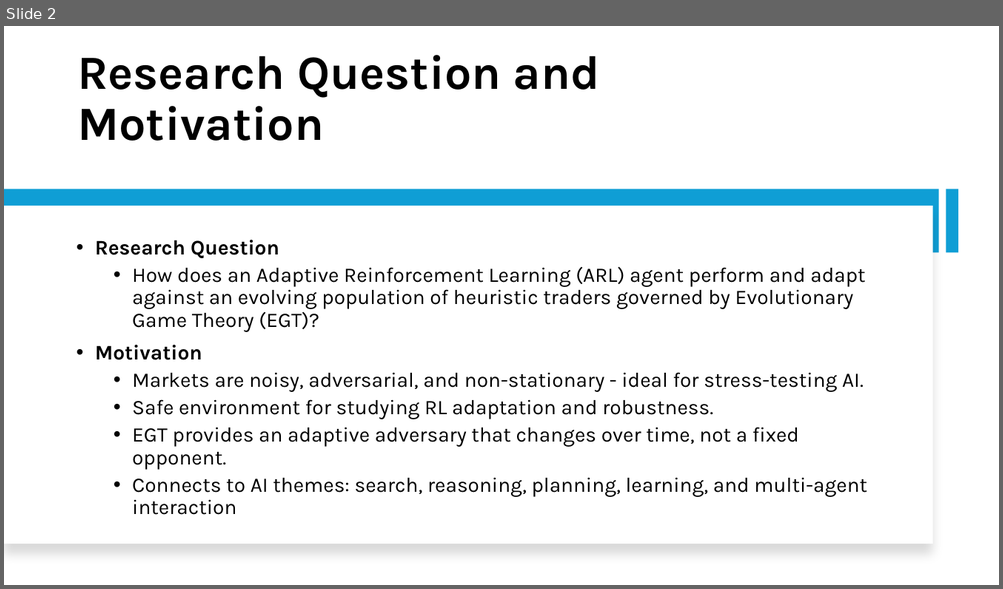
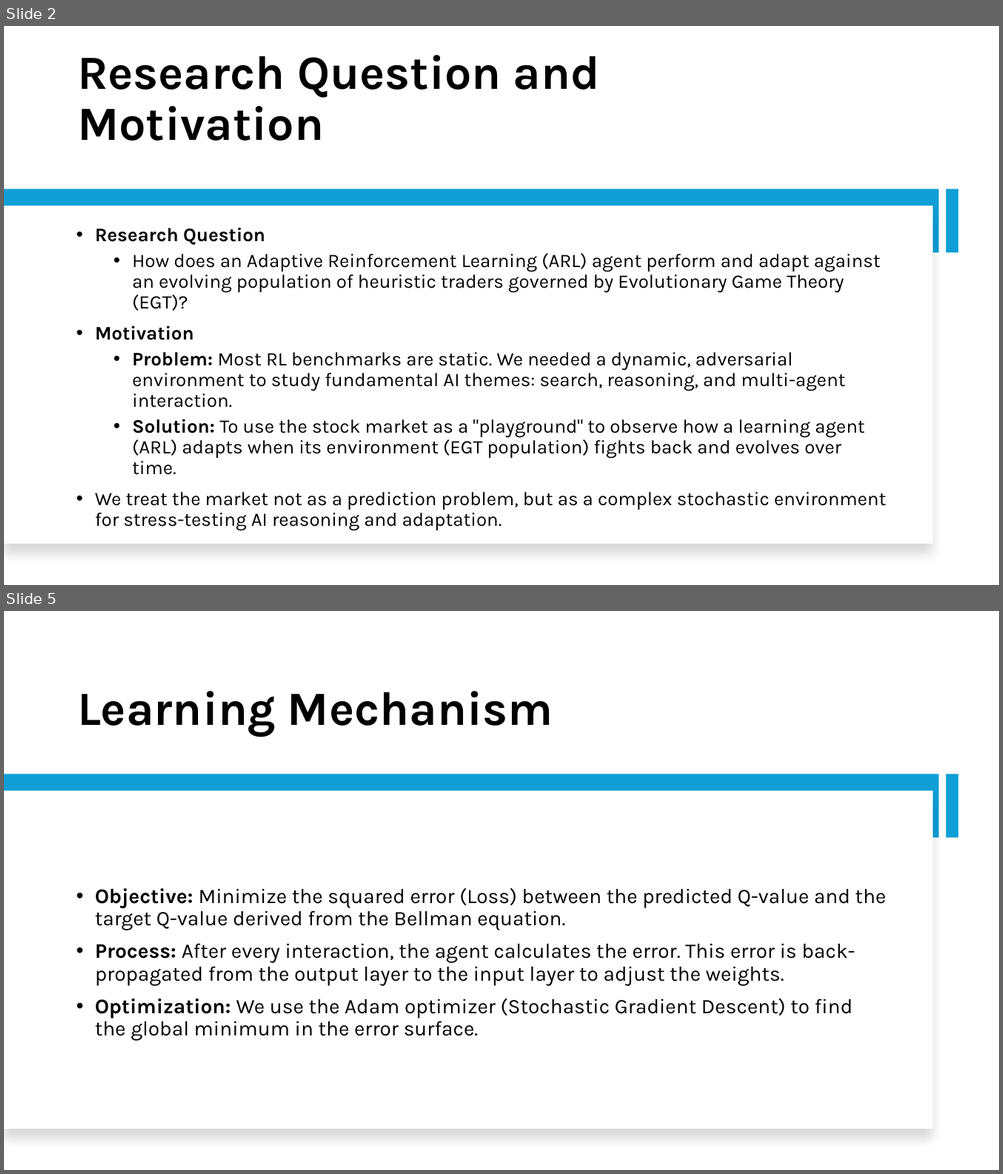
Before and after one commit to Srithwak/Coevolutionary_ARL_vs_EGT_agents_research, a slide deck: presentation.pptx. Shown one above the other, each under a label of ours: slide 2 before the commit, slides 2 and 5 after it; the slides between them are not shown. The pictures are 1003x589 and 1003x1174 pixels, drawn with LibreOffice and Linux fonts; fonts in the diff are those of the drawing. Boxes give left, top, right and bottom in pixels: in the first picture for what was removed or moved away, otherwise in the second. Text is boxed around its words. In the diff, an @@ line names an element or a change of style, - is before the commit and + after.

```diff
--- a/presentation.pptx
+++ b/presentation.pptx
@@ slide 5 added at (4, 611, 999, 1170), background #FFFFFF @@
@@ title added at (77, 691, 552, 737), 46 pt, text #000000, bold @@
+Learning Mechanism
@@ rectangle added at (4, 775, 939, 838), fill #0F9ED5 @@
@@ rectangle added at (945, 775, 959, 838), fill #0F9ED5 @@
@@ rectangle added at (4, 791, 933, 1130), fill #FFFFFF @@
@@ text added at (95, 889, 886, 1041), 20 pt, text #000000 @@
+• Objective: Minimize the squared error (Loss) between the predicted Q-value and the target Q-value derived from the Bellman equation.
+• Process: After every interaction, the agent calculates the error. This error is back-propagated from the output layer to the input layer to adjust the weights.
+• Optimization: We use the Adam optimizer (Stochastic Gradient Descent) to find the global minimum in the error surface.
@@ slide 2 changed as well @@
@@ text at (95, 227, 880, 340): size 20 to 18.5 pt in "Research Question", "How does an Adaptive Reinforcement Learning (ARL) ...", "Motivation" @@
@@ text at (95, 352, 886, 531): text changed; size 20 to 18.5 pt @@
-  • Markets are noisy, adversarial, and non-stationary - ideal for stress-testing AI.
-  • Safe environment for studying RL adaptation and robustness.
-  • EGT provides an adaptive adversary that changes over time, not a fixed opponent.
-  • Connects to AI themes: search, reasoning, planning, learning, and multi-agent interaction
+  • Problem: Most RL benchmarks are static. We needed a dynamic, adversarial environment to study fundamental AI themes: search, reasoning, and multi-agent interaction.
+  • Solution: To use the stock market as a "playground" to observe how a learning agent (ARL) adapts when its environment (EGT population) fights back and evolves over time.
+• We treat the market not as a prediction problem, but as a complex stochastic environment for stress-testing AI reasoning and adaptation.
```
Also in this commit, not shown: 4 other slides changed, 8 other slides added, 9 slides removed, 52 other files.
